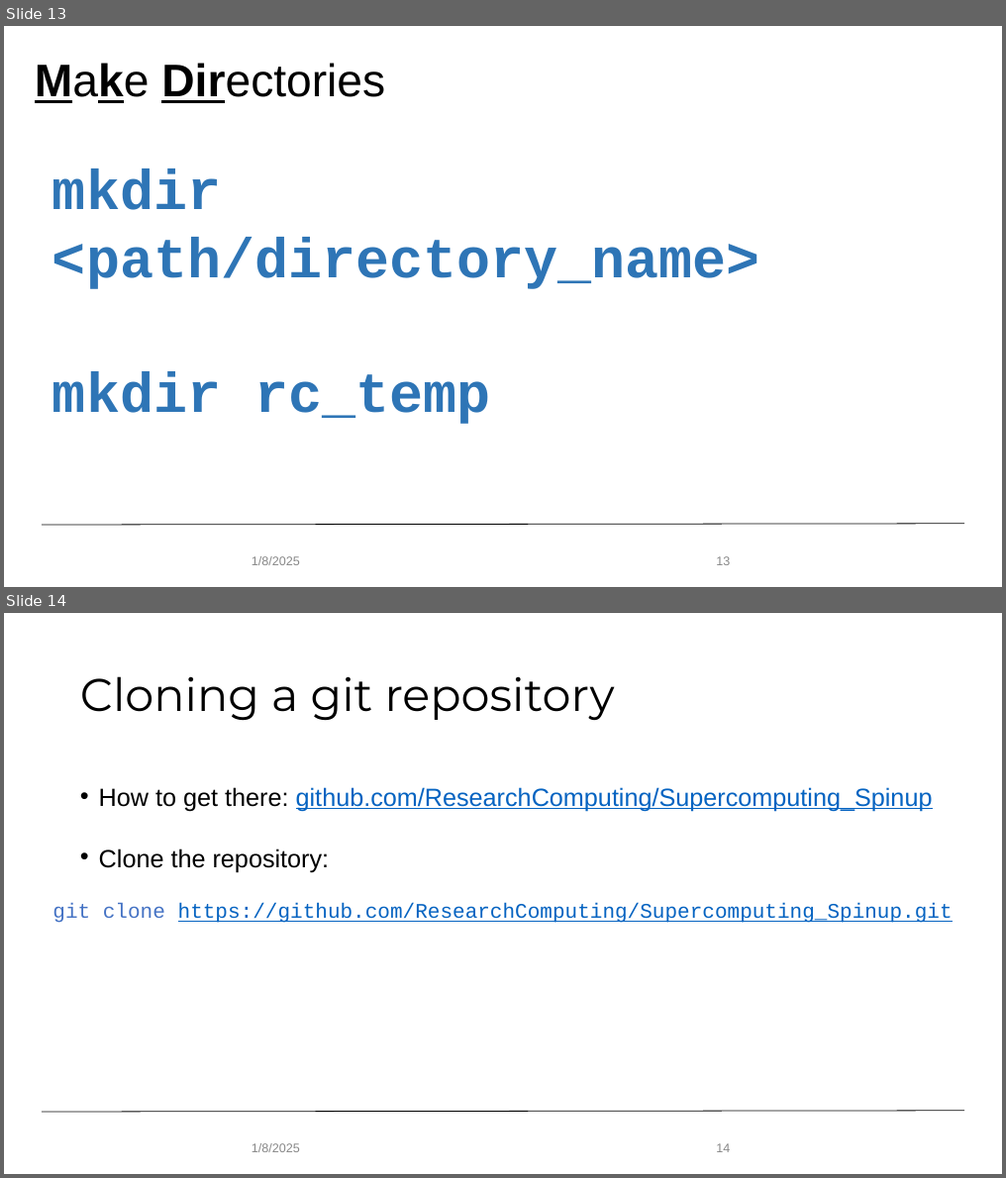
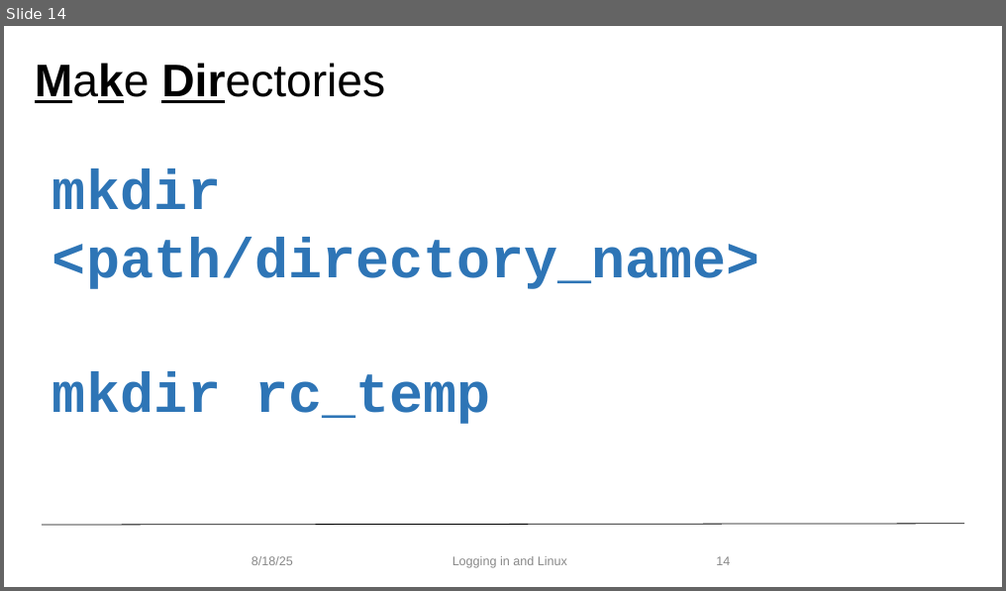
Before and after one commit to mohalkh5/hpc_fundamentals_micro_credential, a slide deck: logging_in_and_linux/logging_in_linux.pptx. Shown one above the other, each under a label of ours: slides 13 and 14 before the commit, slide 14 after it. The pictures are 1006x1178 and 1006x591 pixels, drawn with LibreOffice and Linux fonts; fonts in the diff are those of the drawing; background and template pictures are left out. Boxes give left, top, right and bottom in pixels: in the first picture for what was removed or moved away, otherwise in the second. Text is boxed around its words. In the diff, an @@ line names an element or a change of style, - is before the commit and + after.

Commit message:
General updates for Aug 2025, specific updates to Linux presentation (#22) (#1)
* Updated lecture for Jan 2024

* Delete asking_for_help directory -- has been merged into module 1

* Delete research_allocations directory - has been merged with monitoring module

* updated for August 2025

* Create variables_scope.sh

* Create test.sh

* Delete logging_in_and_linux/shell_scripts directory

* Aug 2025 edits to Linux presentation

```diff
--- a/logging_in_and_linux/logging_in_linux.pptx
+++ b/logging_in_and_linux/logging_in_linux.pptx
@@ slide 14 removed at (4,613,1002,1174), background #FFFFFF; not listed: 1 template element that a slide beside it also shows @@
@@ title removed at (80,676,615,721) @@
-Cloning a git repository
@@ text removed at (99,787,933,873) @@
-• How to get there: github.com/ResearchComputing/Supercomputing_Spinup
-• Clone the repository:
@@ text removed at (53,903,952,923) @@
-git clone https://github.com/ResearchComputing/Supercomputing_Spinup.git
@@ text removed at (252,1144,300,1153) @@
-1/8/2025
@@ page number removed at (716,1144,730,1153) @@
-14
@@ what was slide 13 is now slide 14 @@
@@ slide 14 changed as well @@
@@ text at (252,557,293,566): text changed @@
-1/8/2025
+8/18/25
@@ text added at (452,557,567,569), 12 pt, text #888888 @@
+Logging in and Linux
@@ page number at (716,557,730,566): text changed @@
-13
+14
```
Also in this commit, not shown: 27 other slides changed, 3 slides added, 2 other slides removed, 7 other files.
